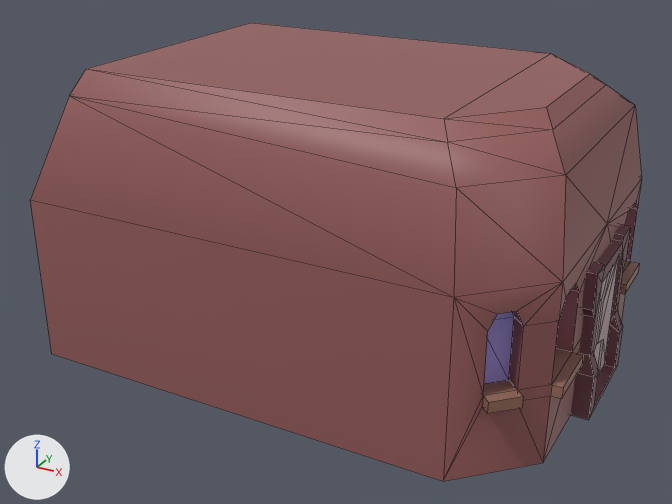
An edit to the FBX model Assets/Models/Crossing/Crossing_Buildings/Individual_Buildings/West_House_01.fbx, drawn before and after from the same camera.
Rendered twice from a 50 mm lens placed at (-1.152, -1.502, 0.202), pointed at (-1.328, -1.182, 0.041). The axes (+X, +Y, +Z) are drawn at lower left. The lights are the same throughout. Mesh edges are drawn as thin lines. Where no turn or scale is listed for an object, it has been applied to the vertices.

Names of what the first picture shows: 'West_House_01'.
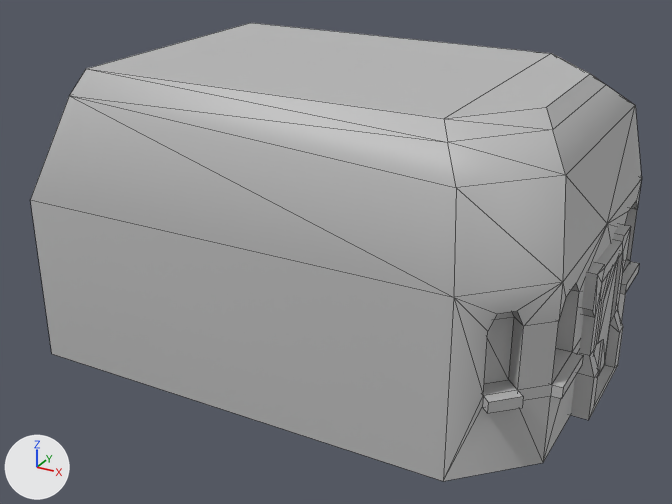
What differs and where, as boxes (x1, y1, x2, y2) in the pictures (672 x 504 px):
'West_House_01', recoloured (brown to grey): (30, 23, 642, 481) in both

What changed in the scene script:
```text
Add mat_environment_02:
    mat_environment_02 = principled_material('Environment_02')
    mat_environment_02.base_color = (0.5, 0.5, 0.5)  # grey #bcbcbc
Change me_mesh:
    where me_mesh.from_pydata(...)  # 189 vertices, 207 faces; spans x -0.108..0.108, y -0.085..0.085, z -0.06..0.06
    remove me_mesh.materials.append(mat_flatcolorbase6)  # picture img_plaza_07_diffuse_jpg
    add me_mesh.materials.append(mat_environment_02)  # grey #bcbcbc
```
